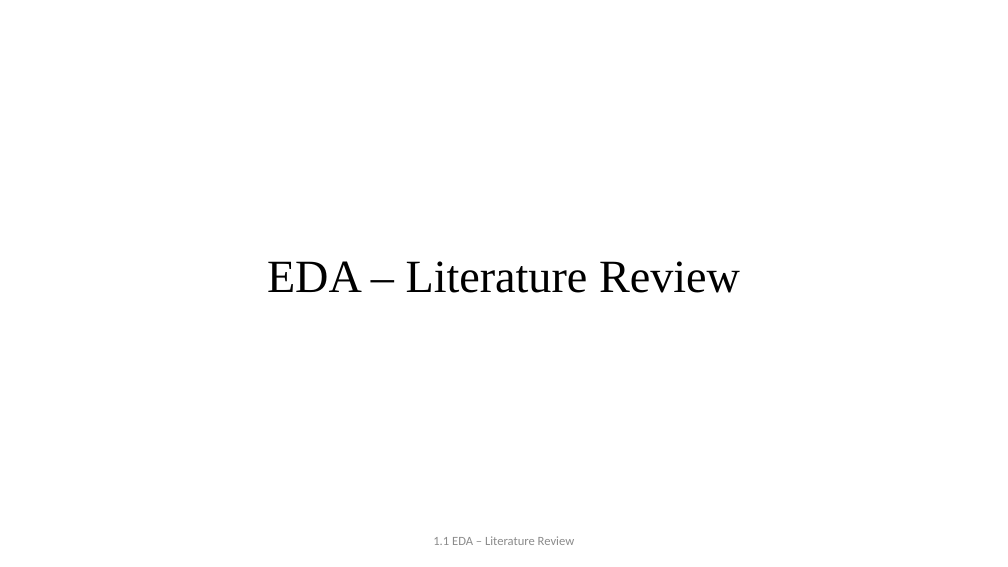
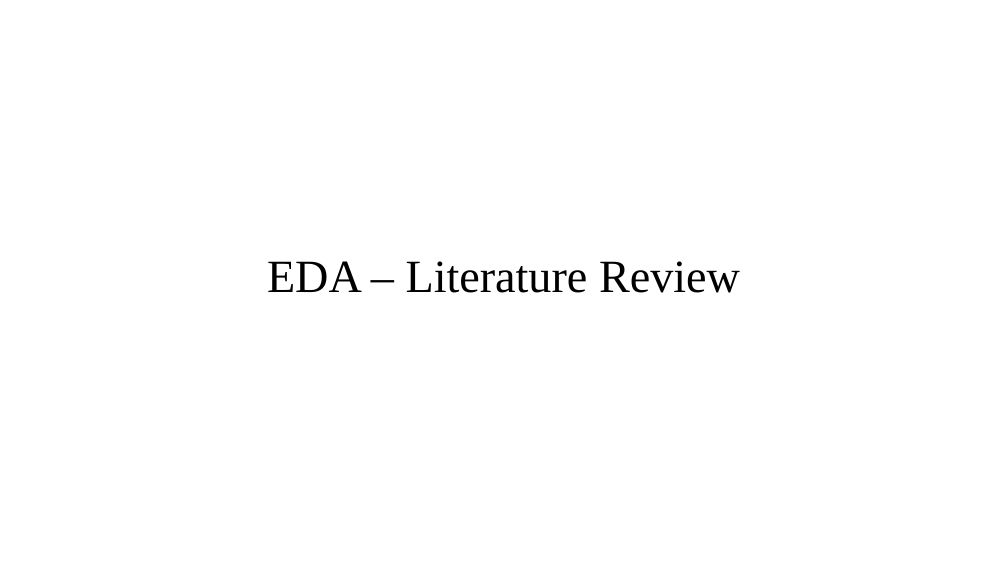
Before and after one commit to JaVonox/AIChatbot, a slide deck: slide 2 of Documentation/100505349.pptx (slide 3 before the commit). Drawn at 1008x567 pixels with LibreOffice and Linux fonts; fonts in the diff are those of the drawing. Boxes give left, top, right and bottom in pixels: in the first picture for what was removed or moved away, otherwise in the second. Text is boxed around its words. In the diff, an @@ line names an element or a change of style, - is before the commit and + after.

```diff
--- a/Documentation/100505349.pptx
+++ b/Documentation/100505349.pptx
@@ text removed at (433, 536, 575, 545) @@
-1.1 EDA – Literature Review
```
Also in this commit, not shown: 7 slides added, 5 slides removed, 1 other file.
